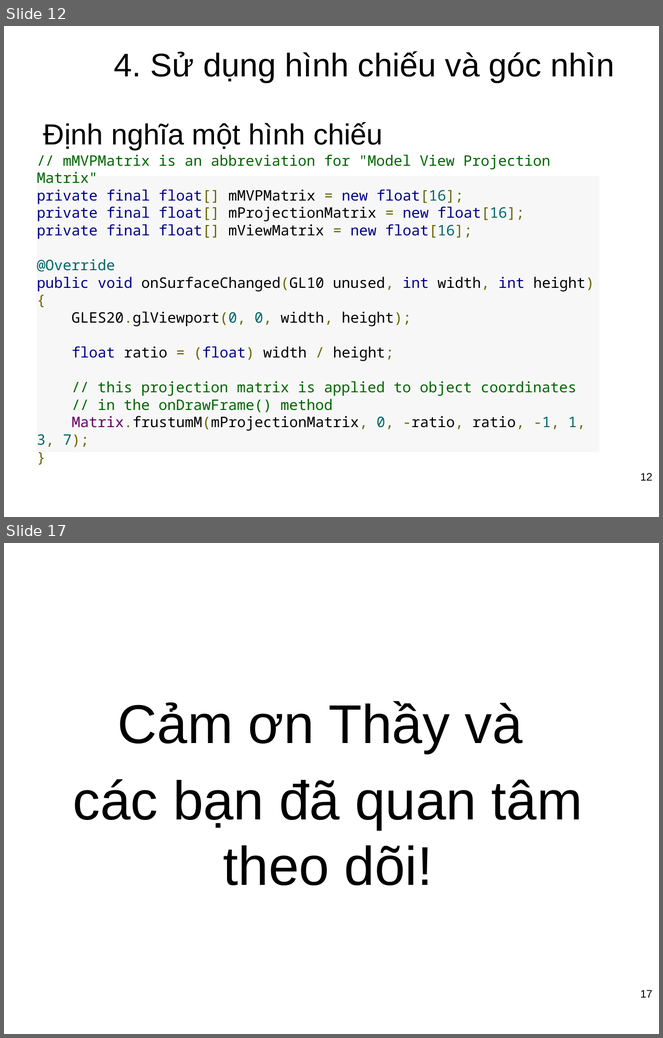
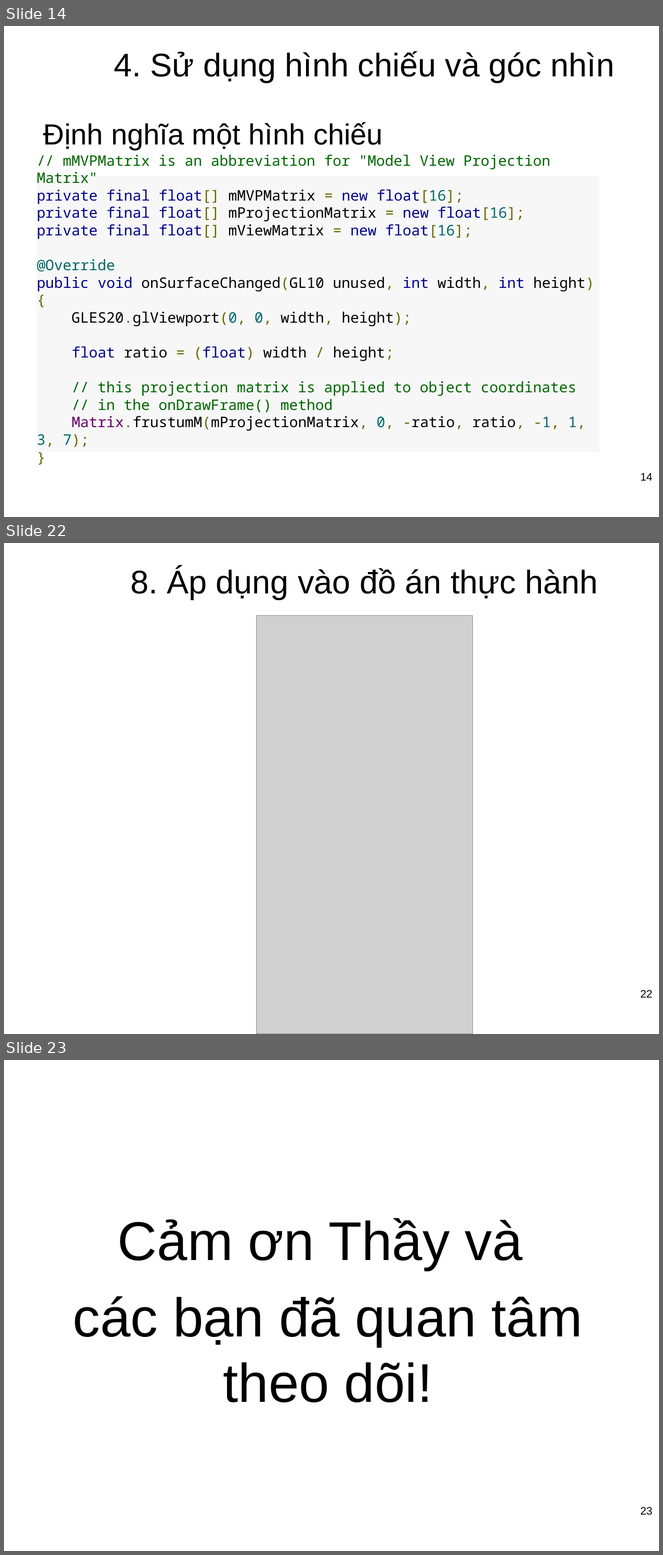
Before and after one commit to CTT535/Mobile_Project_1, a slide deck: Document/SeminarOpenGL.pptx. Shown one above the other, each under a label of ours: slides 12 and 17 before the commit, slides 14, 22 and 23 after it; the slides between them are not shown. The pictures are 663x1038 and 663x1555 pixels, drawn with LibreOffice and Linux fonts; fonts in the diff are those of the drawing; grey boxes stand for pictures; background and template pictures are left out. Boxes give left, top, right and bottom in pixels: in the first picture for what was removed or moved away, otherwise in the second. Text is boxed around its words. In the diff, an @@ line names an element or a change of style, - is before the commit and + after.

```diff
--- a/Document/SeminarOpenGL.pptx
+++ b/Document/SeminarOpenGL.pptx
@@ slide 22 added at [4,543,659,1034], background picture (left out) @@
@@ title added at [130,568,598,600], 36 pt, text #000000 @@
+8. Áp dụng vào đồ án thực hành
@@ picture added at [256,615,473,1034] @@
@@ page number added at [640,990,652,998], 12 pt, text #000000 @@
+22
@@ what was slide 12 is now slide 14 @@
@@ page number at [640,473,652,481]: text changed @@
-12
+14
@@ what was slide 17 is now slide 23 @@
@@ page number at [640,1507,652,1516]: text changed @@
-17
+23
```
Also in this commit, not shown: 11 slides changed, 5 other slides added, 5 other files.
